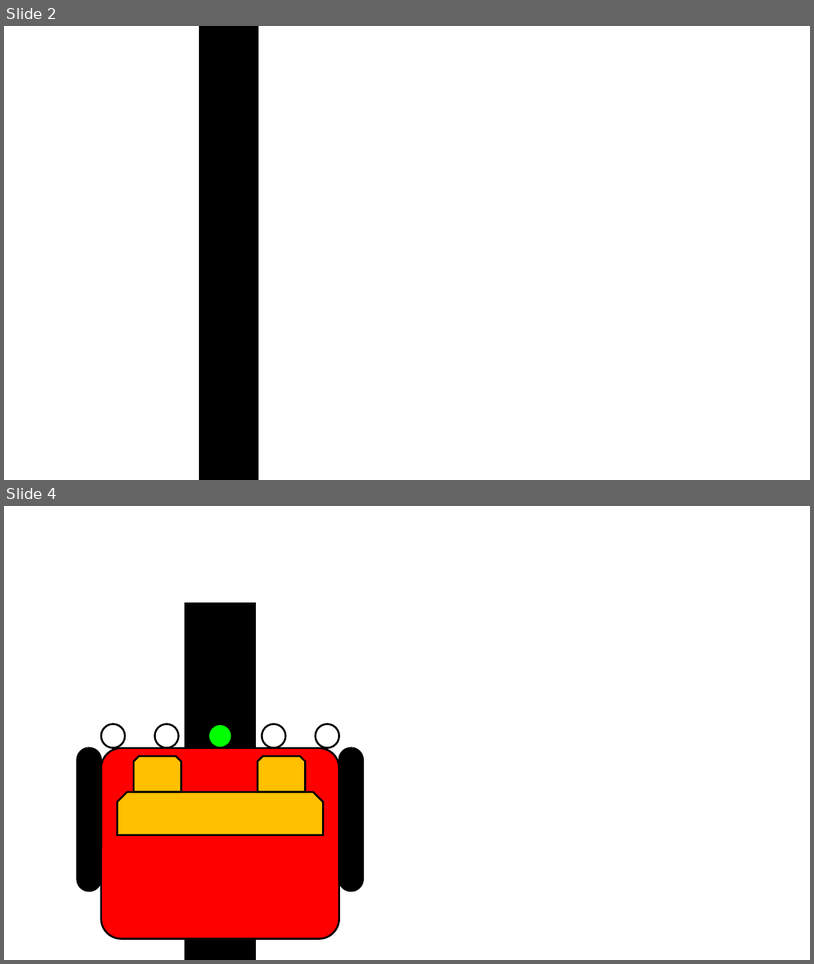
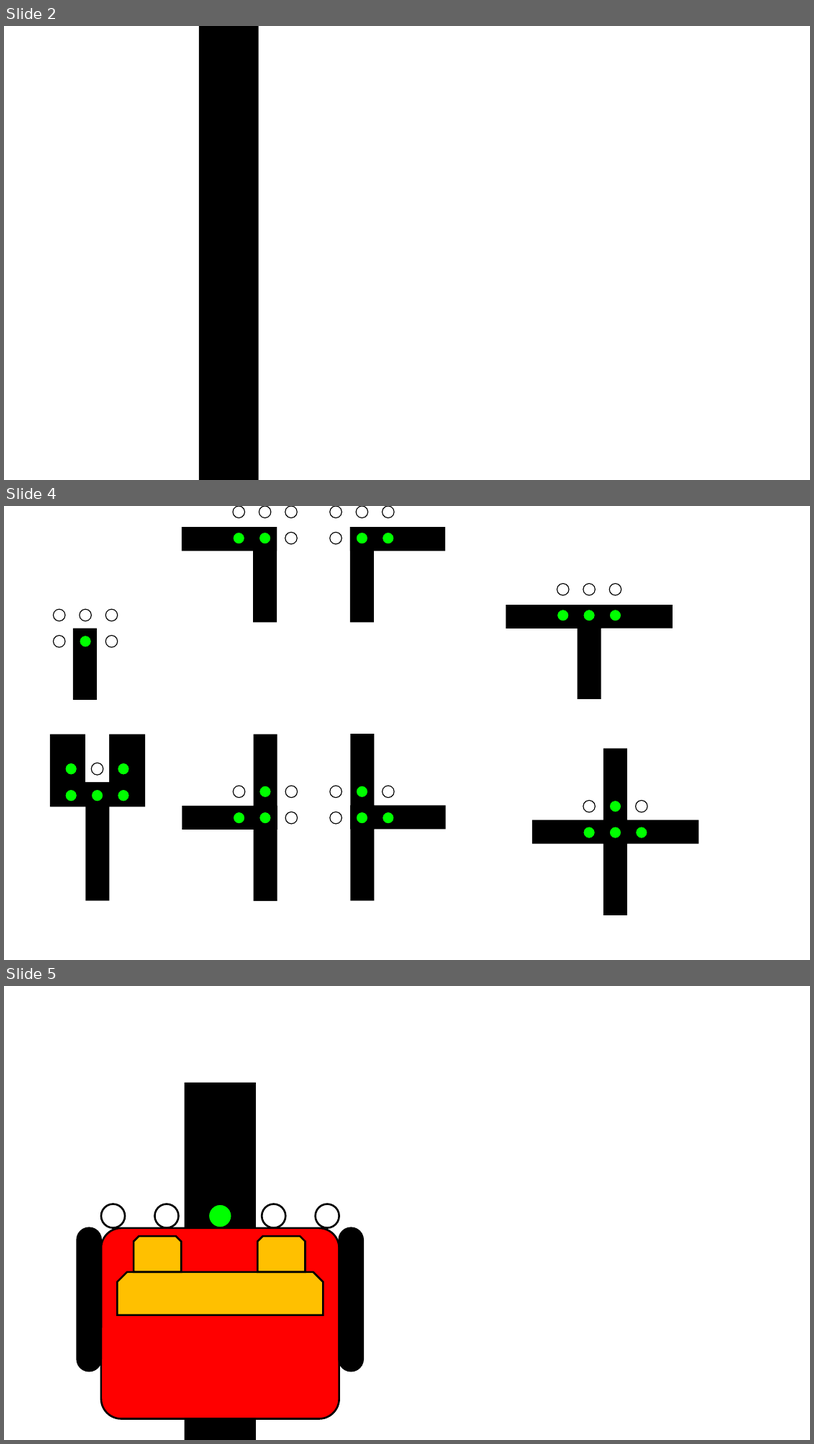
Before and after one commit to bernardomig/maschinenrata, a slide deck: report/lol.pptx. Shown one above the other, each under a label of ours: slides 2 and 4 before the commit, slides 2, 4 and 5 after it; the slides between them are not shown. The pictures are 814x964 and 814x1444 pixels, drawn with LibreOffice and Linux fonts; fonts in the diff are those of the drawing. Boxes give left, top, right and bottom in pixels: in the first picture for what was removed or moved away, otherwise in the second. Text is boxed around its words. In the diff, an @@ line names an element or a change of style, - is before the commit and + after.

```diff
--- a/report/lol.pptx
+++ b/report/lol.pptx
@@ slide 4 added at bbox=[4, 506, 810, 960], background #FFFFFF @@
@@ group added at bbox=[182, 506, 298, 622]: 6 ellipses, 2 rectangles @@
@@ group added at bbox=[330, 506, 445, 622]: 6 ellipses, 2 rectangles @@
@@ group added at bbox=[507, 584, 673, 699]: 6 ellipses, 3 rectangles @@
@@ group added at bbox=[38, 533, 133, 700]: 6 ellipses, 2 rectangles @@
@@ group added at bbox=[183, 734, 298, 901]: 6 ellipses, 3 rectangles @@
@@ group added at bbox=[330, 734, 445, 900]: 6 ellipses, 3 rectangles @@
@@ group added at bbox=[50, 734, 145, 901]: 6 ellipses, 3 rectangles @@
@@ group added at bbox=[532, 749, 699, 915]: 6 ellipses, 4 rectangles @@
@@ what was slide 4 is now slide 5 @@
```
Also in this commit, not shown: 1 slide changed, 3 other slides added, 3 slides removed, 13 other files.
